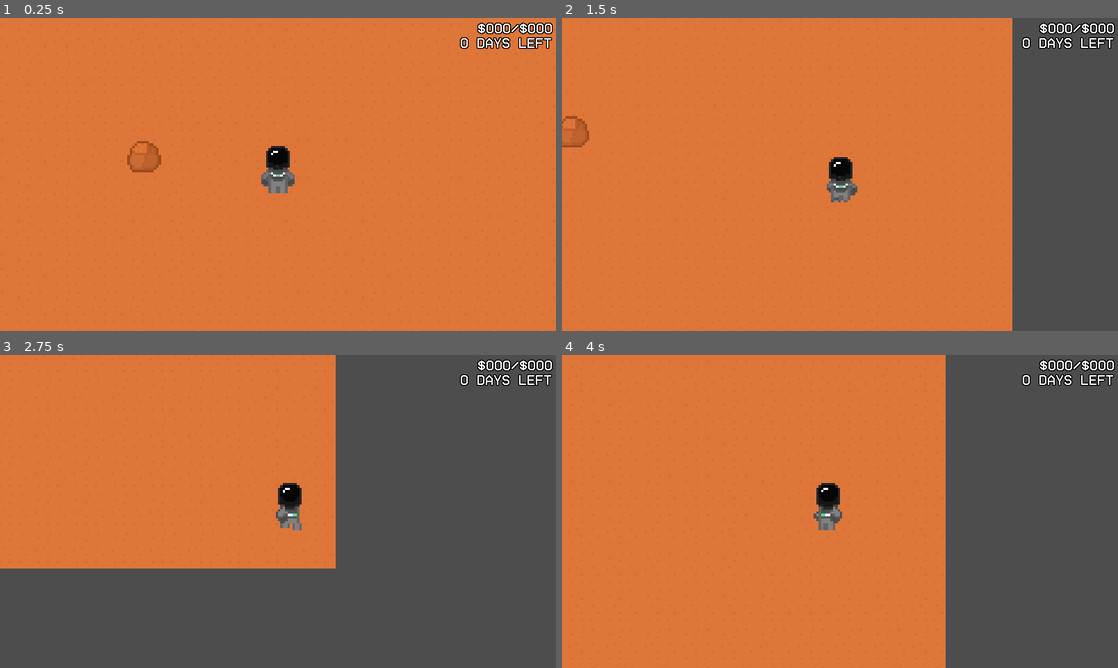
Above: before the commit, frames 1-4 (two rows, left to right).
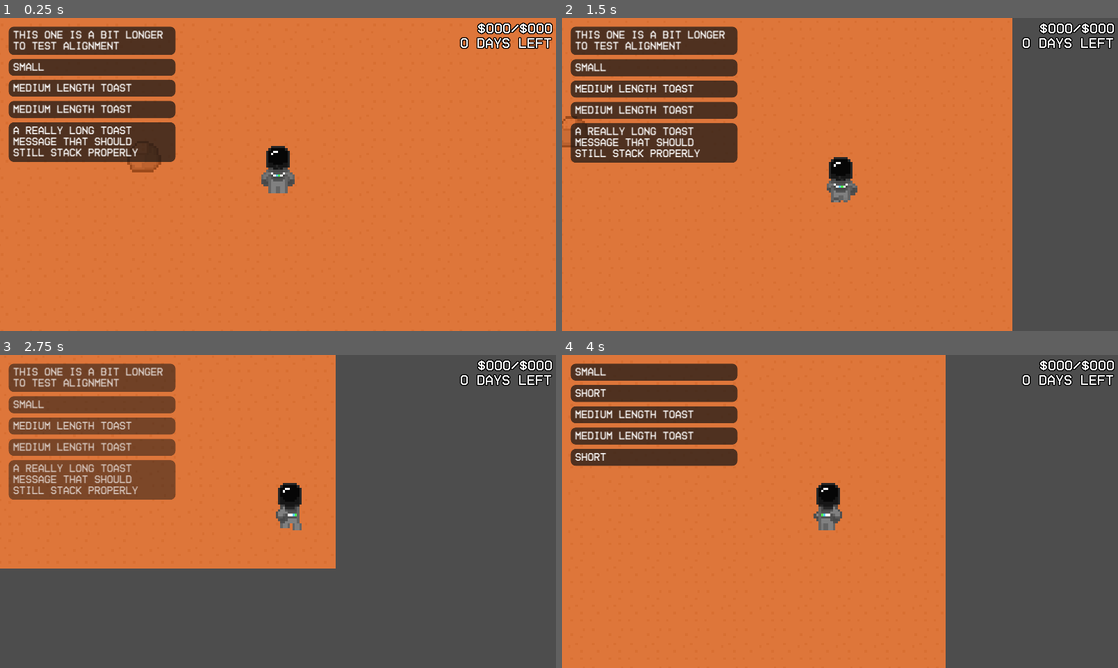
Above: after the commit, the same moments.

Repository: minotaa/coloma-co
Game: Godot game, scene res://scenes/map.tscn
Two runs of this game, one before a commit and one after it. Both use one fixed random seed, a clock stepped at 60 frames per second and the inputs below.
Inputs (mouse positions are in pixels of both pictures, inside the frame that each line leads up to):
- Up to frame 1 (0.25 s): no input
- Up to frame 2 (1.5 s): move the mouse to (962, 158) at 0.52 s; press the mouse at (962, 158) at 0.53 s; hold D (right) 0.53-1.28 s; move the mouse to (728, 190) at 1.27 s; release the mouse at (728, 190) at 1.28 s; hold Down (down) from 1.28 s (still down); click (728, 190) at 1.35 s
- Up to frame 3 (2.75 s): move the mouse to (333, 442) at 2.02 s; release Down (down) at 2.03 s; press the mouse at (333, 442) at 2.03 s; hold D (right) from 2.03 s (still down)
- Up to frame 4 (4 s): move the mouse to (812, 574) at 2.77 s; release D (right) at 2.78 s; release the mouse at (812, 574) at 2.78 s; hold Up (up) 2.78-3.53 s; click (812, 574) at 2.85 s; move the mouse to (1006, 558) at 3.52 s; press the mouse at (1006, 558) at 3.53 s; hold Left (left) from 3.53 s (still down)

The runs differ from the first frame. In frame 1, 11% of the frame differs, in the area x 1-32%, y 2-46%; in frame 2, 11%, in the area x 1-32%, y 2-47%; in frame 3, 11%; in frame 4, 8.2%.

Commit message:
add toasts & fix mining

Diff:
--- a/project.godot
+++ b/project.godot
@@ -15,6 +15,10 @@
 config/features=PackedStringArray("4.3", "Mobile")
 run/max_fps=60
 config/icon="res://icon.svg"
+
+[autoload]
+
+Toast="*res://scripts/toastmanager.gd"
 
 [display]
 
--- /dev/null
+++ b/scenes/toast.tscn
@@ -0,0 +1,38 @@
+[gd_scene load_steps=4 format=3 uid="uid://bx3tkakqhrm2f"]
+
+[ext_resource type="Script" path="res://scripts/toast_resource.gd" id="1_wdpxc"]
+
+[sub_resource type="StyleBoxFlat" id="StyleBoxFlat_ssdqt"]
+content_margin_left = 10.0
+content_margin_top = 8.0
+content_margin_right = 8.0
+content_margin_bottom = 8.0
+bg_color = Color(0.0823529, 0.0823529, 0.0823529, 0.709804)
+corner_radius_top_left = 12
+corner_radius_top_right = 12
+corner_radius_bottom_right = 12
+corner_radius_bottom_left = 12
+
+[sub_resource type="LabelSettings" id="LabelSettings_pnte4"]
+line_spacing = 3.5
+font_size = 24
+outline_color = Color(0, 0, 0, 1)
+
+[node name="Toast" type="Control"]
+layout_mode = 3
+anchor_right = 0.3
+anchor_bottom = 0.167
+offset_bottom = 599.76
+grow_horizontal = 2
+grow_vertical = 2
+script = ExtResource("1_wdpxc")
+
+[node name="Label" type="Label" parent="."]
+layout_mode = 1
+offset_right = 384.0
+offset_bottom = 39.0
+theme_override_styles/normal = SubResource("StyleBoxFlat_ssdqt")
+text = "Blood red darkness"
+label_settings = SubResource("LabelSettings_pnte4")
+vertical_alignment = 1
+autowrap_mode = 2
--- a/scripts/player.gd
+++ b/scripts/player.gd
@@ -54,6 +54,15 @@
 		if $AnimatedSprite2D.animation == "walk_left" or $AnimatedSprite2D.animation == "walk_up" or $AnimatedSprite2D.animation == "walk_down" or $AnimatedSprite2D.animation == "walk_right":
 			play_idle_animation()
 
+	var texts = [
+		"Short",
+		"Medium length toast",
+		"This one is a bit longer to test alignment",
+		"A really long toast message that should still stack properly",
+		"Small"
+	]
+	Toast.add(texts.pick_random())
+
 	if Input.is_action_pressed("mine") and target_tile and !is_mining:
 		start_mining(target_tile)
 	elif is_mining and (!target_tile or !Input.is_action_pressed("mine")):
@@ -63,9 +72,7 @@
 
 func _physics_process(delta: float) -> void:
 	_process_input(delta)
-
 	progress_bar.position = get_viewport().get_mouse_position() + Vector2(5, 25)
-
 	var mouse_pos = tilemap.local_to_map(tilemap.get_local_mouse_position())
 	var tile_data = tilemap.get_cell_tile_data(mouse_pos)
 
@@ -75,7 +82,10 @@
 		else:
 			target_tile = Vector2i.ZERO
 
-	if is_mining and target_tile != Vector2i.ZERO:
+	if is_mining and target_tile not in nearby_tiles:
+		reset_mining()
+
+	if is_mining and target_tile:
 		mining_progress += delta
 		progress_bar.visible = true
 		progress_bar.value = (mining_progress / mining_time) * 100
@@ -84,7 +94,9 @@
 			mine_tile(target_tile)
 			reset_mining()
 	else:
-		reset_mining()
+		mining_progress = 0.0
+		progress_bar.value = 0
+		progress_bar.visible = false
 
 func start_mining(tile_coords: Vector2i):
 	var tile_data = tilemap.get_cell_tile_data(tile_coords)
@@ -108,6 +120,7 @@
 		handle_tile_logic(tile_id, tile_coords)
 		tilemap.set_cell(tile_coords)  # Remove tile
 		print("Mined tile: ", tile_id)
+		Toast.add("Mined tile: " + str(tile_id))
 
 func handle_tile_logic(tile_id, tile_coords):
 	# Send an event or call specific logic based on the tile_id
--- /dev/null
+++ b/scripts/toast_resource.gd
@@ -0,0 +1,30 @@
+extends Control
+
+signal toast_faded
+
+func _ready():
+	await get_tree().process_frame
+	await get_tree().create_timer(Toast.TOAST_LIFETIME).timeout
+	fade_out()
+
+func update_text(text: String) -> void:
+	$Label.text = text
+	await get_tree().process_frame
+	size.y = $Label.get_combined_minimum_size().y + Toast.MARGIN_BETWEEN
+
+func init(config: Dictionary) -> void:
+	update_text(config.text)
+
+func move_to(target_y: float) -> void:
+	await get_tree().process_frame
+	var tween = get_tree().create_tween()
+	tween.tween_property(self, "position", Vector2(20, target_y), 0.3) \
+		.set_trans(Tween.TRANS_QUINT) \
+		.set_ease(Tween.EASE_OUT)
+
+func fade_out():
+	var tween = get_tree().create_tween()
+	tween.tween_property(self, "modulate:a", 0, Toast.FADE_DURATION).set_trans(Tween.TRANS_LINEAR)
+	await tween.finished
+	emit_signal("toast_faded")
+	queue_free()
--- /dev/null
+++ b/scripts/toastmanager.gd
@@ -0,0 +1,55 @@
+extends Node
+
+var canvas_layer: CanvasLayer
+var toast_resource = preload("res://scenes/toast.tscn")
+var toasts = []
+var toast_queue = []  # Holds queued toasts
+var max_toasts = 5
+
+const MARGIN_TOP = 20
+const MARGIN_BETWEEN = 5
+const FADE_DURATION = 0.8
+const TOAST_LIFETIME = 2.5
+
+
+func _ready() -> void:
+	canvas_layer = CanvasLayer.new()
+	canvas_layer.set_name("ToastLayer")
+	canvas_layer.layer = 128
+	add_child(canvas_layer)
+
+func add(text: String):
+	var config = {
+		"text": text
+	}
+	if toasts.size() < max_toasts:
+		_show_toast(config)
+	else:
+		toast_queue.append(config)
+
+func _show_toast(config):
+	var toast = toast_resource.instantiate()
+	canvas_layer.add_child(toast)
+	toasts.insert(0, toast)  # New toasts go at the front
+	toast.init(config)
+
+	# Ensure proper positioning after layout updates
+	await get_tree().process_frame
+	_reposition_toasts()
+
+	# Connect to toast removal signal
+	toast.connect("toast_faded", Callable(self, "_on_toast_removed").bind(toast))
+
+func _reposition_toasts():
+	var current_y = MARGIN_TOP
+	for toast in toasts:
+		toast.move_to(current_y)
+		current_y += toast.size.y + MARGIN_BETWEEN
+
+func _on_toast_removed(toast):
+	toasts.erase(toast)
+	_reposition_toasts()
+
+	# If toasts are queued, show the next one
+	if toast_queue.size() > 0:
+		_show_toast(toast_queue.pop_front())
Not shown, changed: .gitignore
